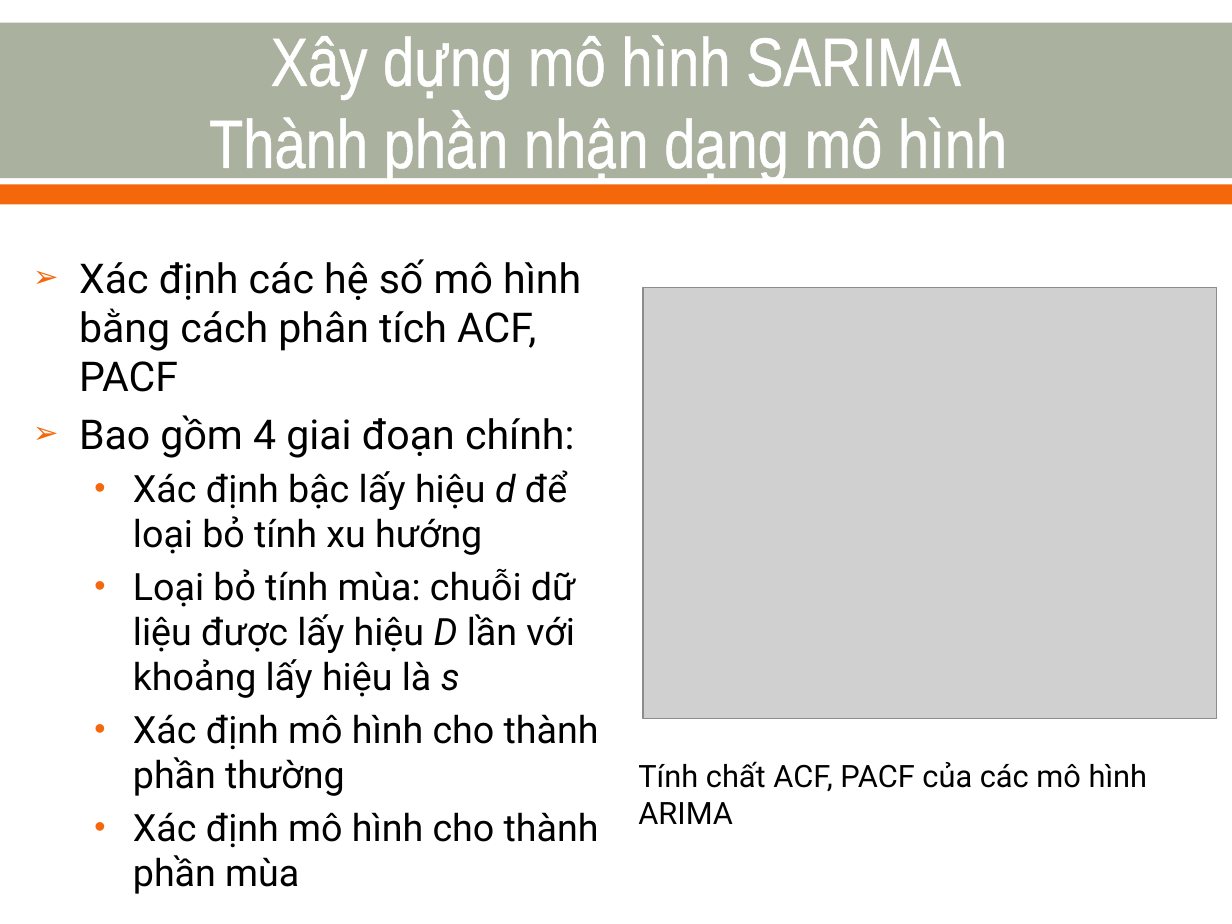
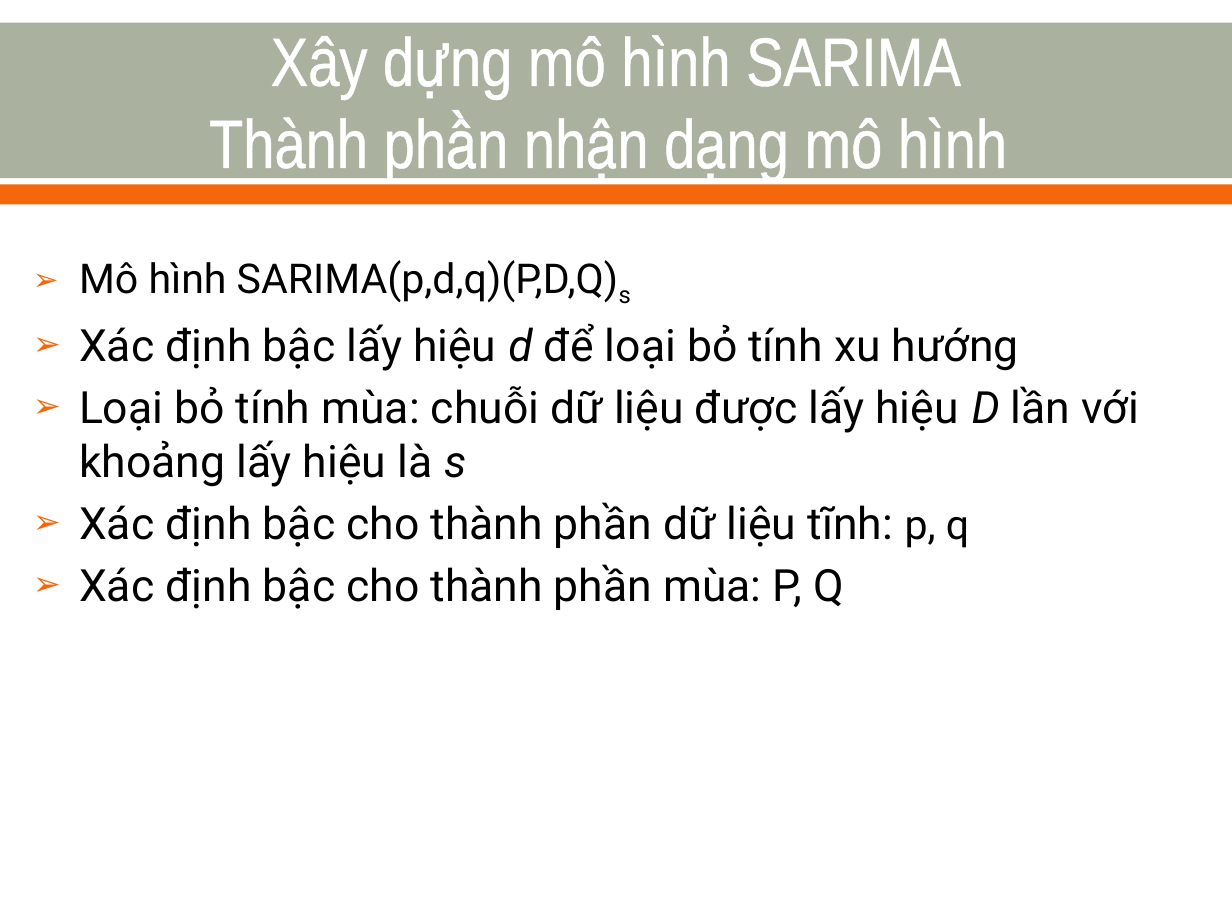
Before and after one commit to nvtthai/forecast-time-series, a slide deck: slide 23 of Report/Presentation.ppt (slide 24 before the commit). Drawn at 1232x924 pixels with LibreOffice and Linux fonts; fonts in the diff are those of the drawing; grey boxes stand for pictures. Boxes give left, top, right and bottom in pixels: in the first picture for what was removed or moved away, otherwise in the second. Text is boxed around its words. In the diff, an @@ line names an element or a change of style, - is before the commit and + after.

```diff
--- a/Report/Presentation.ppt
+++ b/Report/Presentation.ppt
@@ text at (79,260,631,304): text changed @@
-➢ Xác định các hệ số mô hình bằng cách phân tích ACF, PACF
-➢ Bao gồm 4 giai đoạn chính:
+➢ Mô hình SARIMA(p,d,q)(P,D,Q)s
@@ picture removed at (643,287,1217,718) @@
@@ text at (79,323,1139,487): size 22 to 26 pt in "Xác định bậc lấy hiệu d để ...", "Loại bỏ tính mùa: chuỗi dữ liệu ..."; bullet • to ➢; list level 2 to 1 in "Xác định bậc lấy hiệu ..."; list level 2 to 1 in "Loại bỏ tính mùa: chuỗi ..." @@
@@ text at (79,502,969,610): text changed; size 22 to 26 pt @@
-  • Xác định mô hình cho thành phần thường
-  • Xác định mô hình cho thành phần mùa
+➢ Xác định bậc cho thành phần dữ liệu tĩnh: p, q
+➢ Xác định bậc cho thành phần mùa: P, Q
@@ text removed at (638,761,1147,824) @@
-Tính chất ACF, PACF của các mô hình ARIMA
```
Also in this commit, not shown: 10 other slides changed, 5 slides added, 11 slides removed.
